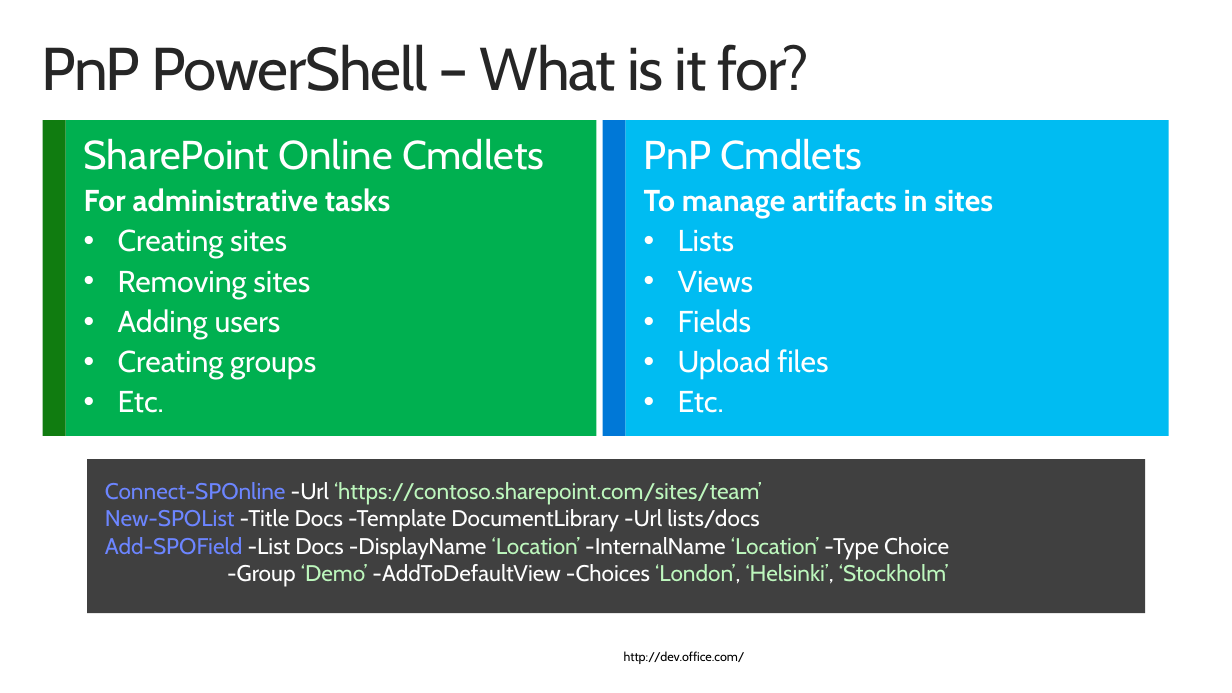
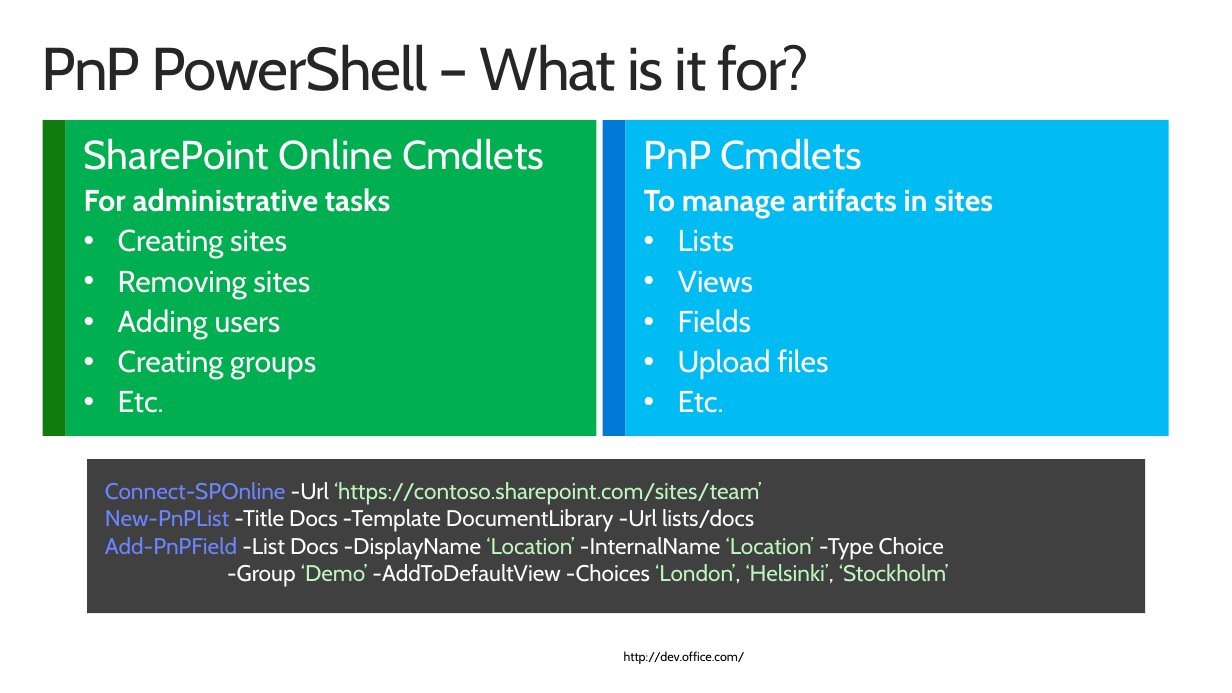
Before and after one commit to andersdissing/spbg-codecamp-pnp-2016, a slide deck: slide 12 of 1 - Introduction to PnP Core Component.pptx. Drawn at 1232x693 pixels with LibreOffice and Linux fonts; fonts in the diff are those of the drawing; background and template pictures are left out. Boxes give left, top, right and bottom in pixels: in the first picture for what was removed or moved away, otherwise in the second. Text is boxed around its words. In the diff, an @@ line names an element or a change of style, - is before the commit and + after.

Commit message:
Slide decks updated.

```diff
--- a/1 - Introduction to PnP Core Component.pptx
+++ b/1 - Introduction to PnP Core Component.pptx
@@ text in rectangle at [105, 509, 949, 587]: text changed @@
-New-SPOList -Title Docs -Template DocumentLibrary -Url lists/docs
-Add-SPOField -List Docs -DisplayName ‘Location’ -InternalName ‘Location’ -Type Choice
--Group ‘Demo’ -AddToDefaultView -Choices ‘London’, ‘Helsinki’, ‘Stockholm’
+New-PnPList -Title Docs -Template DocumentLibrary -Url lists/docs
+Add-PnPField -List Docs -DisplayName ‘Location’ -InternalName ‘Location’ -Type Choice
+-Group ‘Demo’ -AddToDefaultView -Choices ‘London’, ‘Helsinki’, ‘Stockholm’
```
Also in this commit, not shown: 4 other slides changed, 1 other file.
